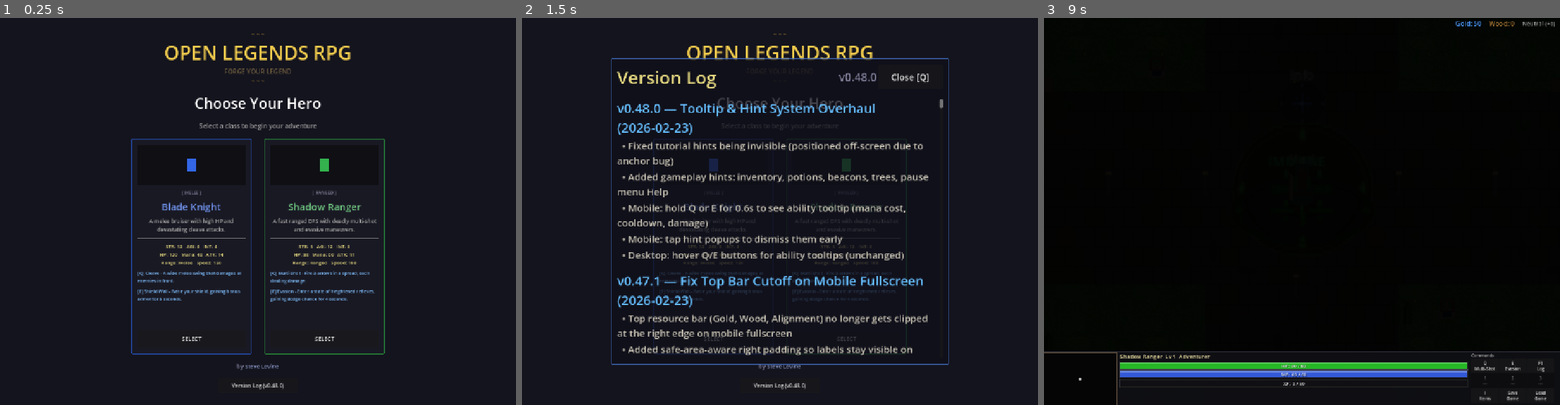
Above: before the commit, frames 1-3 (left to right).
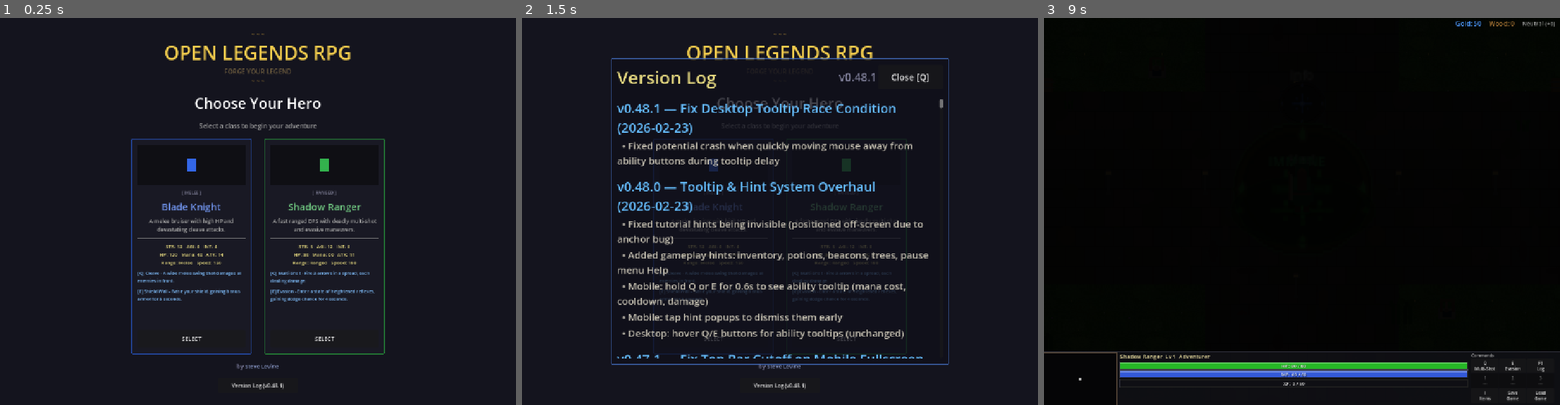
Above: after the commit, the same moments.

Repository: slxny/legends-open-rpg
Game: Godot game, scene res://scenes/main.tscn
Same seed, same stepped clock (60 frames per second), same inputs: the game is played once before the commit and once after it.
Inputs (mouse positions are in pixels of both pictures, inside the frame that each line leads up to):
- Up to frame 1 (0.25 s): no input
- Up to frame 2 (1.5 s): click "Version Log (v0.48.0)" (after the commit: "Version Log (v0.48.1)") at 0.5 s; click "SELECT" at 1.25 s
- Up to frame 3 (9 s): click "SELECT" at 2 s; tap Enter at 2.75, 4.25, 5.75 s; move the mouse to (1415, 192) at 2.77 s; hold D (move_right) 2.78-3.5 s; hold Q (ability_1) 2.78-3.5 s; click (1415, 192) at 2.92 s; tap Space (attack) at 3.5, 6.5 s; drag from (1198, 230) to (1276, 288) at 3.52 s; move the mouse to (1353, 126) at 4.27 s; hold D (move_right) 4.28-5 s; hold Space (attack) 4.28-5 s; click (1353, 126) at 4.42 s; drag from (1276, 288) to (1147, 153) at 5.02 s; move the mouse to (1456, 269) at 5.77 s; hold A (move_left) 5.78-6.5 s; tap 1 at 5.85 s; click (1456, 269) at 5.92 s; drag from (1147, 153) to (1224, 114) at 6.52 s; move the mouse to (1327, 211) at 7.27 s; hold S (move_down) 7.28-8 s; tap 3 at 7.35 s; click (1327, 211) at 7.42 s; drag from (1224, 114) to (1198, 230) at 8.02 s; move the mouse to (1415, 192) at 8.77 s; hold W (move_up) from 8.78 s (still down); hold Q (ability_1) from 8.78 s (still down); click (1415, 192) at 8.92 s

The runs differ from the first frame. In frame 1, less than 0.1% of the frame differs, in the area x 54-55%, y 94-96%; in frame 2, 9.1%, in the area x 18-79%, y 14-96%; in frame 3, nothing differs.

Commit message:
Fix desktop tooltip race condition on fast mouse movement
_show_tooltip() uses await get_tree().process_frame to measure the
tooltip panel size before positioning. During that single-frame gap,
_on_ability_unhover() can fire (setting _hovered_btn = null), causing
a null access crash on the next line. Added a null guard after the
await to catch this edge case.

https://claude.ai/code/session_01L3b9EJLMRKJDXXWSLJCZYh

Diff:
--- a/scenes/ui/changelog_dialog.gd
+++ b/scenes/ui/changelog_dialog.gd
@@ -9,9 +9,17 @@
 var _is_visible: bool = false
 var _is_mobile: bool = false
 
-const GAME_VERSION := "v0.48.0"
+const GAME_VERSION := "v0.48.1"
 
 const CHANGELOG: Array[Dictionary] = [
+	{
+		"version": "v0.48.1",
+		"title": "Fix Desktop Tooltip Race Condition",
+		"date": "2026-02-23",
+		"entries": [
+			"Fixed potential crash when quickly moving mouse away from ability buttons during tooltip delay",
+		]
+	},
 	{
 		"version": "v0.48.0",
 		"title": "Tooltip & Hint System Overhaul",
--- a/scenes/ui/hud.gd
+++ b/scenes/ui/hud.gd
@@ -751,6 +751,10 @@
 	_tooltip_panel.visible = true
 	# Position above the hovered button
 	await get_tree().process_frame
+	# Re-check after await — user may have unhovered during the frame
+	if _hovered_btn == null:
+		_tooltip_panel.visible = false
+		return
 	var btn_rect = _hovered_btn.get_global_rect()
 	var tip_size = _tooltip_panel.size
 	var x_pos = btn_rect.position.x + btn_rect.size.x / 2.0 - tip_size.x / 2.0
